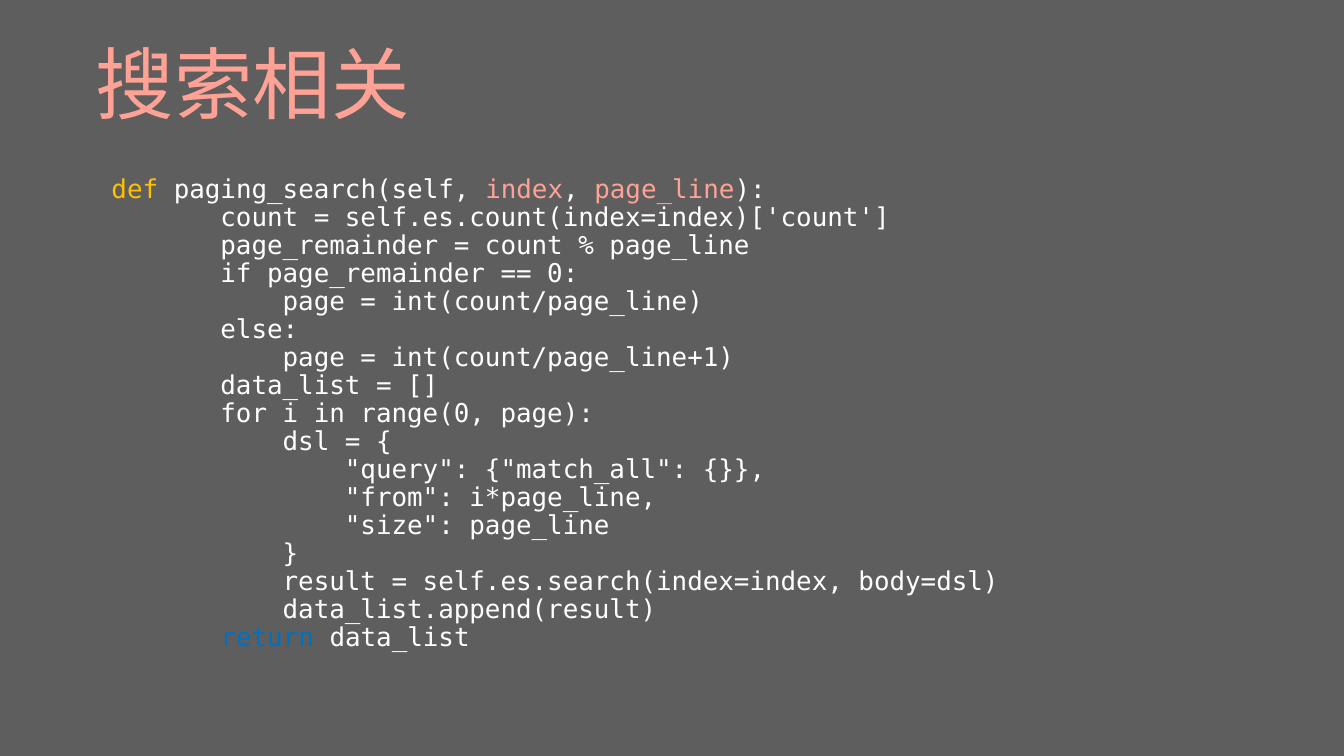
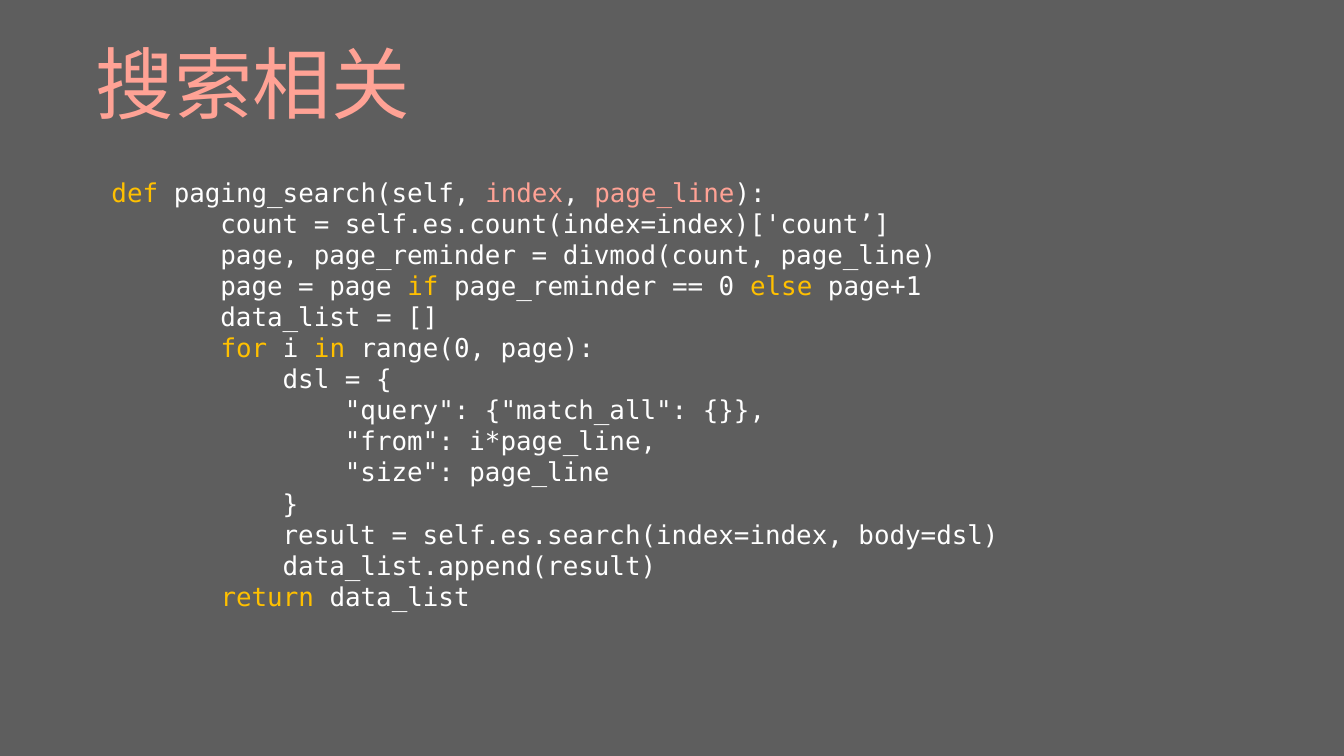
Before and after one commit to Uchida-Hideto/Elasticsearch, a slide deck: slide 29 of elasticsearch.pptx. Drawn at 1344x756 pixels with LibreOffice and Linux fonts; fonts in the diff are those of the drawing. Boxes give left, top, right and bottom in pixels: in the first picture for what was removed or moved away, otherwise in the second. Text is boxed around its words. In the diff, an @@ line names an element or a change of style, - is before the commit and + after.

```diff
--- a/elasticsearch.pptx
+++ b/elasticsearch.pptx
@@ text at (x1=111, y1=182, x2=998, y2=607): text colour #FFFFFF to #FFC000 in "for in"; text colour #0070C0 to #FFC000 in "return"; line spacing 0.9 to 1 @@
@@ text at (x1=220, y1=213, x2=937, y2=300): text changed @@
-count = self.es.count(index=index)['count']
-page_remainder = count % page_line
-if page_remainder == 0:
-page = int(count/page_line)
-else:
-page = int(count/page_line+1)
+count = self.es.count(index=index)['count’]
+page, page_reminder = divmod(count, page_line)
+page = page if page_reminder == 0 else page+1
```
Also in this commit, not shown: 1 other slide changed, 10 slides added.
